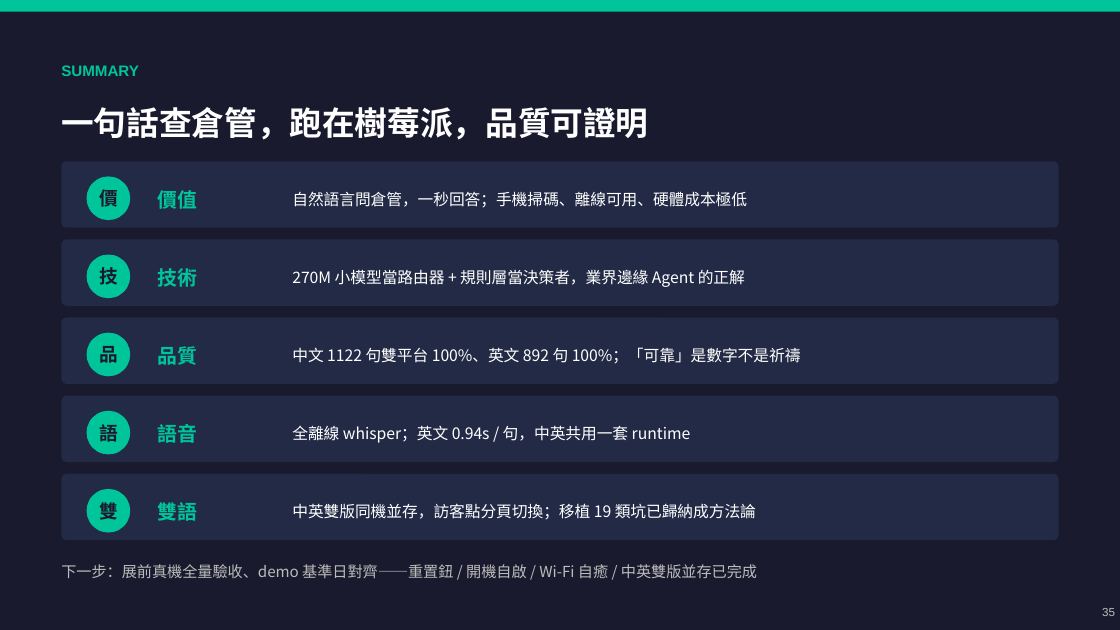
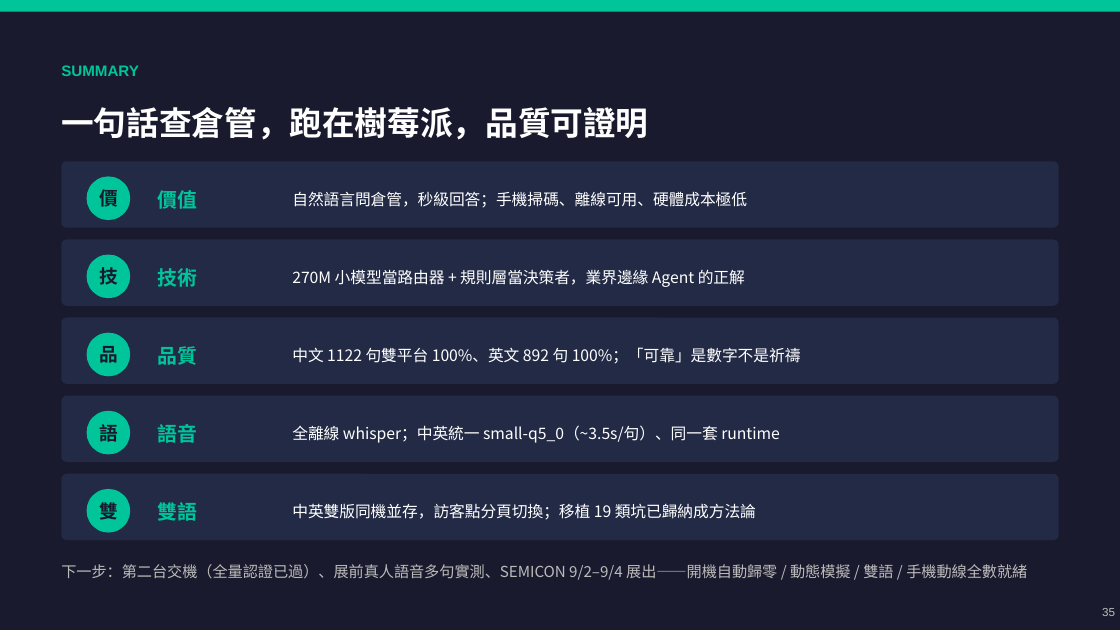
Before and after one commit to chunyen627-afk/warehouse-v2-agent, a slide deck: slide 35 of 倉管Agent_專案簡報.pptx. Drawn at 1120x630 pixels with LibreOffice and Linux fonts; fonts in the diff are those of the drawing. Boxes give left, top, right and bottom in pixels: in the first picture for what was removed or moved away, otherwise in the second. Text is boxed around its words. In the diff, an @@ line names an element or a change of style, - is before the commit and + after.

```diff
--- a/倉管Agent_專案簡報.pptx
+++ b/倉管Agent_專案簡報.pptx
@@ text at [292, 191, 747, 208]: text changed @@
-自然語言問倉管，一秒回答；手機掃碼、離線可用、硬體成本極低
+自然語言問倉管，秒級回答；手機掃碼、離線可用、硬體成本極低
@@ text at [292, 425, 780, 443]: text changed @@
-全離線 whisper；英文 0.94s / 句，中英共用一套 runtime
+全離線 whisper；中英統一 small-q5_0（~3.5s/句）、同一套 runtime
@@ text at [61, 564, 1027, 580]: text changed @@
-下一步：展前真機全量驗收、demo 基準日對齊——重置鈕 / 開機自啟 / Wi-Fi 自癒 / 中英雙版並存已完成
+下一步：第二台交機（全量認證已過）、展前真人語音多句實測、SEMICON 9/2–9/4 展出——開機自動歸零 / 動態模擬 / 雙語 / 手機動線全數就緒
```
Also in this commit, not shown: 9 other slides changed, 1 other file.
